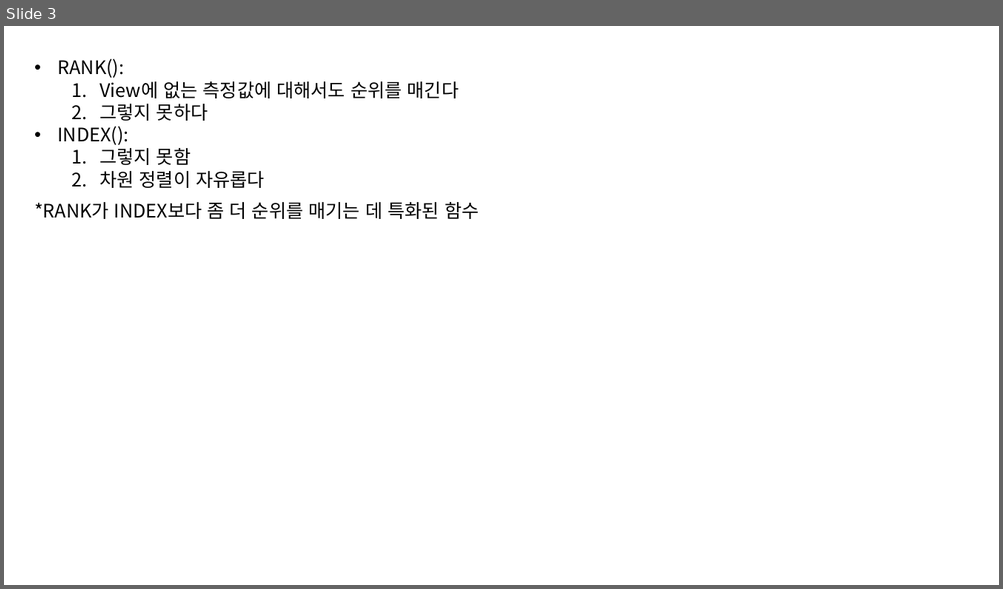
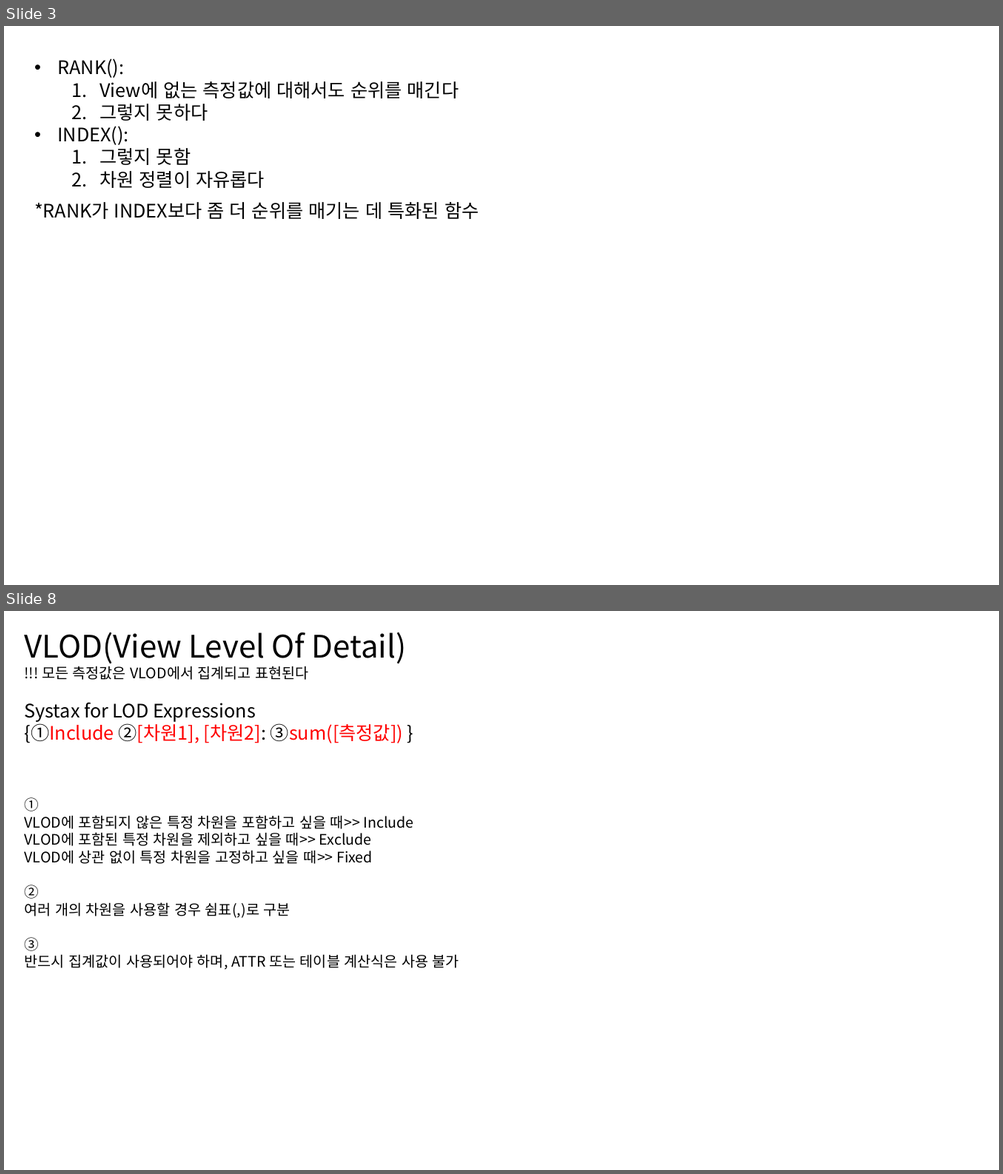
Before and after one commit to ktw09876/Data_Visualization, a slide deck: Tableau/example3/Tableau_예제3_테이블계산.pptx. Shown one above the other, each under a label of ours: slide 3 before the commit, slides 3 and 8 after it; the slides between them are not shown. The pictures are 1003x589 and 1003x1174 pixels, drawn with LibreOffice and Linux fonts; fonts in the diff are those of the drawing. Boxes give left, top, right and bottom in pixels: in the first picture for what was removed or moved away, otherwise in the second. Text is boxed around its words. In the diff, an @@ line names an element or a change of style, - is before the commit and + after.

Commit message:
집계함수와 VLOD

```diff
--- a/Tableau/example3/Tableau_예제3_테이블계산.pptx
+++ b/Tableau/example3/Tableau_예제3_테이블계산.pptx
@@ slide 8 added at (x1=4, y1=611, x2=999, y2=1170), background #FFFFFF @@
@@ text added at (x1=25, y1=632, x2=459, y2=970), 14 pt, text #000000 @@
+VLOD(View Level Of Detail)
+!!! 모든 측정값은 VLOD에서 집계되고 표현된다
+Systax for LOD Expressions
+{①Include ②[차원1], [차원2]: ③sum([측정값]) }
+①
+VLOD에 포함되지 않은 특정 차원을 포함하고 싶을 때>> Include
+VLOD에 포함된 특정 차원을 제외하고 싶을 때>> Exclude
+VLOD에 상관 없이 특정 차원을 고정하고 싶을 때>> Fixed
+②
+여러 개의 차원을 사용할 경우 쉼표(,)로 구분
+③
+반드시 집계값이 사용되어야 하며, ATTR 또는 테이블 계산식은 사용 불가
```
Also in this commit, not shown: 5 other slides added.
